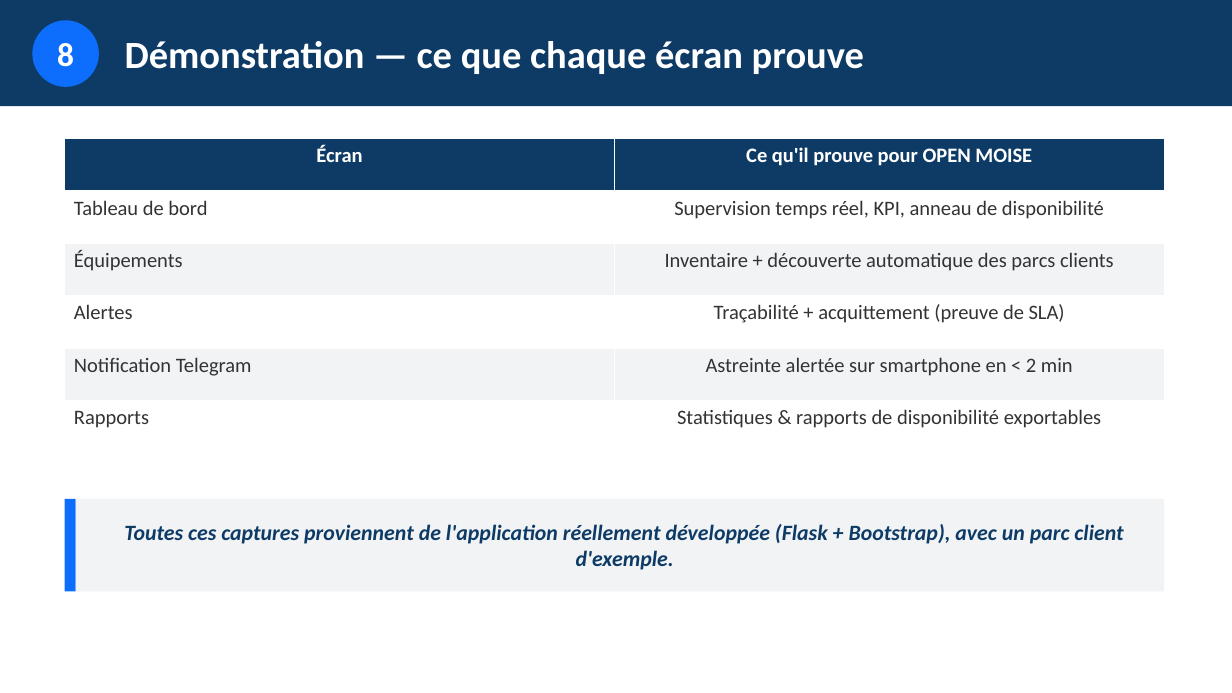
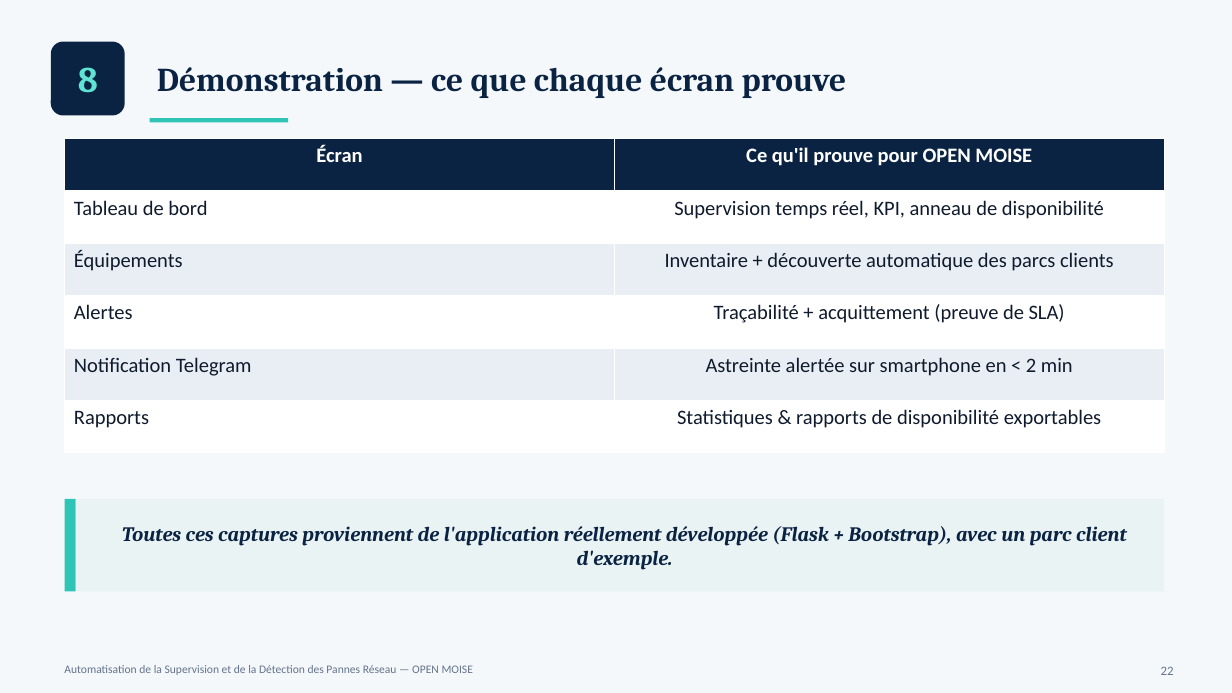
Before and after one commit to esperanceykouassi-bit/Supervision-reseau, a slide deck: slide 22 of soutenance/presentation-projet.pptx. Drawn at 1232x693 pixels with LibreOffice and Linux fonts; fonts in the diff are those of the drawing. Boxes give left, top, right and bottom in pixels: in the first picture for what was removed or moved away, otherwise in the second. Text is boxed around its words. In the diff, an @@ line names an element or a change of style, - is before the commit and + after.

```diff
--- a/soutenance/presentation-projet.pptx
+++ b/soutenance/presentation-projet.pptx
@@ background #FFFFFF to #F4F8FB @@
@@ rectangle removed at box(0, 0, 1232, 106) @@
@@ text "8": place and size @@
-text "8" at box(32, 20, 99, 87)
+text "8" at box(78, 67, 98, 93)
@@ text "8" at box(78, 67, 98, 93): size 26 to 28 pt, font Calibri to Cambria, text colour #FFFFFF to #5FE3D3; fill #0D6EFD to none @@
@@ rounded rectangle added at box(51, 42, 125, 116), fill #0A2342 @@
@@ text "Démonstration — ce que chaque ...": place and size @@
-text "Démonstration — ce que chaque ..." at box(125, 41, 864, 74)
+text "Démonstration — ce que chaque ..." at box(157, 67, 846, 98)
@@ text "Démonstration — ce que chaque ..." at box(157, 67, 846, 98): size 30 to 26 pt, font Calibri to Cambria, text colour #FFFFFF to #0A2342 @@
@@ rectangle added at box(150, 118, 288, 122), fill #2EC4B6 @@
@@ table at box(65, 139, 1165, 453) @@
@@ fill #0D3B66 to #0A2342 in row 1 @@
@@ fill #F1F3F5 to #E8EEF4 in 4 cells @@
@@ text colour #333333 to #0F1B2D in "Tableau de bord", "Supervision temps réel, KPI, anneau de disponibilité", "Équipements", "Inventaire + découverte automatique des parcs clients" and 6 more places @@
@@ rectangle at box(65, 499, 76, 592): fill #0D6EFD to #2EC4B6 @@
@@ rectangle "Toutes ces captures proviennent de ..." at box(76, 499, 1165, 592): size 17 to 16 pt, font Calibri to Cambria, text colour #0D3B66 to #0A2342; fill #F1F3F5 to #EAF3F4 @@
@@ text added at box(64, 665, 473, 675), 9 pt, text #64748B @@
+Automatisation de la Supervision et de la Détection des Pannes Réseau — OPEN MOISE
@@ text added at box(1161, 666, 1174, 675), 10 pt, text #64748B @@
+22
```
Also in this commit, not shown: 36 other slides changed, 1 other file.
